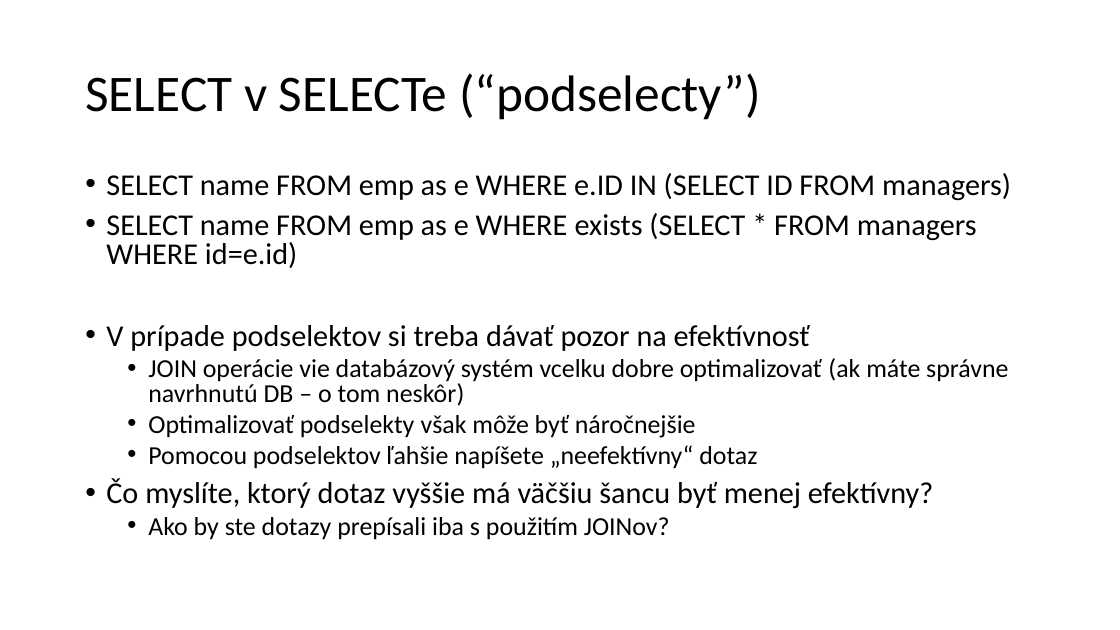
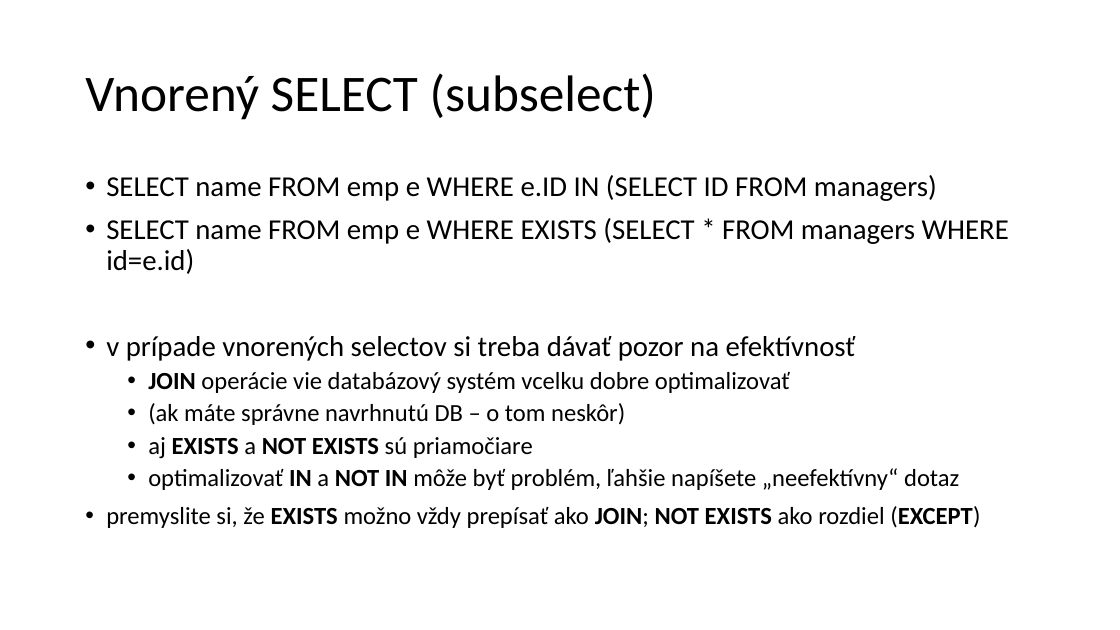
Before and after one commit to janmazak/db_praktikum, a slide deck: slide 12 of materialy/04/sql.pptx. Drawn at 1120x630 pixels with LibreOffice and Linux fonts; fonts in the diff are those of the drawing. Boxes give left, top, right and bottom in pixels: in the first picture for what was removed or moved away, otherwise in the second. Text is boxed around its words. In the diff, an @@ line names an element or a change of style, - is before the commit and + after.

```diff
--- a/materialy/04/sql.pptx
+++ b/materialy/04/sql.pptx
@@ text at [85,73,657,120]: text changed @@
-SELECT v SELECTe (“podselecty”)
+Vnorený SELECT (subselect)
@@ text at [106,175,1009,528]: text changed; size 22.2 to 21.1 pt @@
-• SELECT name FROM emp as e WHERE e.ID IN (SELECT ID FROM managers)
-• SELECT name FROM emp as e WHERE exists (SELECT * FROM managers WHERE id=e.id)
-• V prípade podselektov si treba dávať pozor na efektívnosť
-  • JOIN operácie vie databázový systém vcelku dobre optimalizovať (ak máte správne navrhnutú DB – o tom neskôr)
-  • Optimalizovať podselekty však môže byť náročnejšie
-  • Pomocou podselektov ľahšie napíšete „neefektívny“ dotaz
-• Čo myslíte, ktorý dotaz vyššie má väčšiu šancu byť menej efektívny?
-  • Ako by ste dotazy prepísali iba s použitím JOINov?
+• SELECT name FROM emp e WHERE e.ID IN (SELECT ID FROM managers)
+• SELECT name FROM emp e WHERE EXISTS (SELECT * FROM managers WHERE id=e.id)
+• v prípade vnorených selectov si treba dávať pozor na efektívnosť
+  • JOIN operácie vie databázový systém vcelku dobre optimalizovať
+  • (ak máte správne navrhnutú DB – o tom neskôr)
+  • aj EXISTS a NOT EXISTS sú priamočiare
+  • optimalizovať IN a NOT IN môže byť problém, ľahšie napíšete „neefektívny“ dotaz
+• premyslite si, že EXISTS možno vždy prepísať ako JOIN; NOT EXISTS ako rozdiel (EXCEPT)
```
Also in this commit, not shown: 14 other slides changed, 2 slides added, 3 slides removed, 22 other files.
